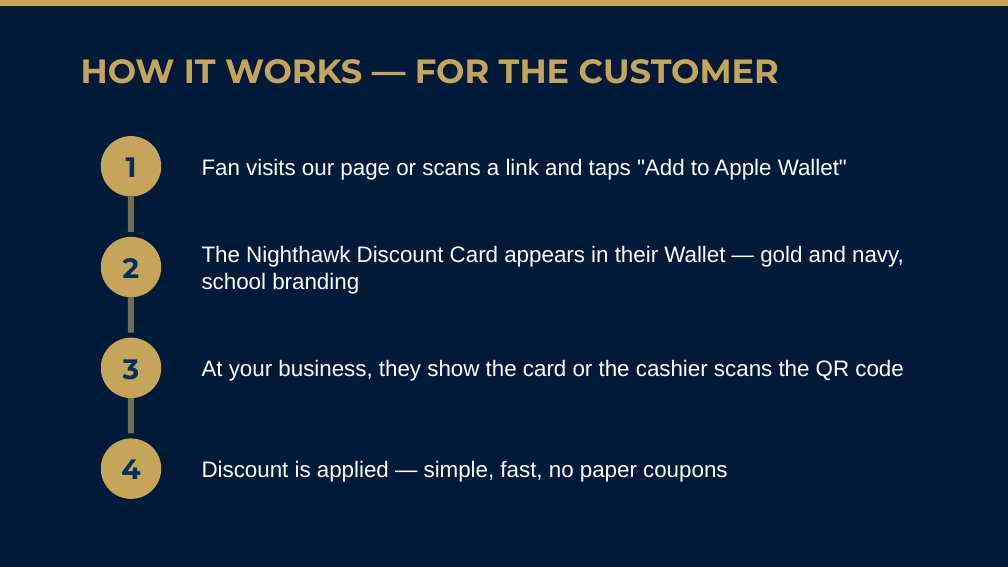
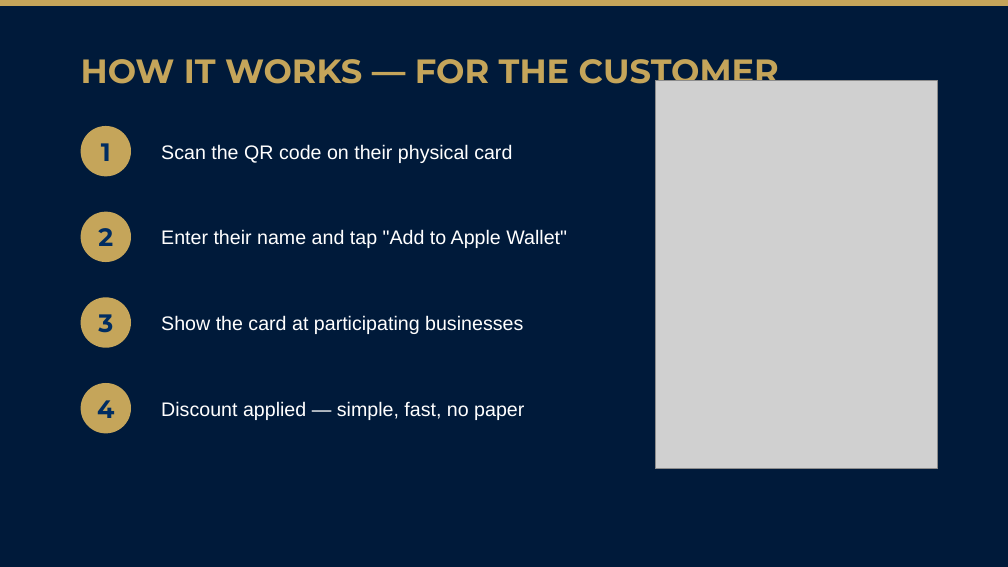
Before and after one commit to hoserR9/school-discount-pass, a slide deck: slide 3 of pitch/Del-Norte-Nighthawk-Sponsor-Pitch.pptx. Drawn at 1008x567 pixels with LibreOffice and Linux fonts; fonts in the diff are those of the drawing; grey boxes stand for pictures. Boxes give left, top, right and bottom in pixels: in the first picture for what was removed or moved away, otherwise in the second. Text is boxed around its words. In the diff, an @@ line names an element or a change of style, - is before the commit and + after.

```diff
--- a/pitch/Del-Norte-Nighthawk-Sponsor-Pitch.pptx
+++ b/pitch/Del-Norte-Nighthawk-Sponsor-Pitch.pptx
@@ picture added at bbox=[655, 81, 937, 469] @@
@@ text "1": place and size @@
-text "1" at bbox=[126, 157, 137, 177]
+text "1" at bbox=[101, 143, 111, 161]
@@ ellipse: place and size @@
-ellipse at bbox=[101, 136, 161, 197]
+ellipse at bbox=[81, 126, 131, 176]
@@ text at bbox=[161, 144, 512, 163]: text changed; size 16 to 14 pt @@
-Fan visits our page or scans a link and taps "Add to Apple Wallet"
+Scan the QR code on their physical card
@@ rectangle removed at bbox=[128, 197, 134, 232] @@
@@ text "2": place and size @@
-text "2" at bbox=[123, 258, 140, 278]
+text "2" at bbox=[98, 228, 113, 246]
@@ ellipse: place and size @@
-ellipse at bbox=[101, 237, 161, 297]
+ellipse at bbox=[81, 212, 131, 262]
@@ text added at bbox=[161, 229, 567, 248], 14 pt, text #FFFFFF @@
+Enter their name and tap "Add to Apple Wallet"
@@ text removed at bbox=[202, 245, 904, 294] @@
-The Nighthawk Discount Card appears in their Wallet — gold and navy, school branding
@@ text "3": place and size @@
-text "3" at bbox=[123, 359, 140, 380]
+text "3" at bbox=[98, 314, 113, 333]
@@ ellipse: place and size @@
-ellipse at bbox=[101, 438, 161, 499]
+ellipse at bbox=[81, 297, 131, 348]
@@ rectangle removed at bbox=[128, 297, 134, 333] @@
@@ text added at bbox=[161, 315, 523, 334], 14 pt, text #FFFFFF @@
+Show the card at participating businesses
@@ text removed at bbox=[202, 359, 903, 381] @@
-At your business, they show the card or the cashier scans the QR code
@@ size 20 to 18 pt in 4 elements at bbox=[101, 143, 111, 161], bbox=[98, 228, 113, 246], bbox=[98, 314, 113, 333], bbox=[97, 400, 114, 418] @@
@@ text "4": place and size @@
-text "4" at bbox=[121, 459, 140, 479]
+text "4" at bbox=[97, 400, 114, 418]
@@ ellipse: place and size @@
-ellipse at bbox=[101, 338, 161, 398]
+ellipse at bbox=[81, 383, 131, 433]
@@ rectangle removed at bbox=[128, 398, 134, 433] @@
@@ text at bbox=[161, 401, 524, 420]: text changed; size 16 to 14 pt @@
-Discount is applied — simple, fast, no paper coupons
+Discount applied — simple, fast, no paper
```
Also in this commit, not shown: 7 other slides changed, 3 slides added, 2 slides removed, 10 other files.
